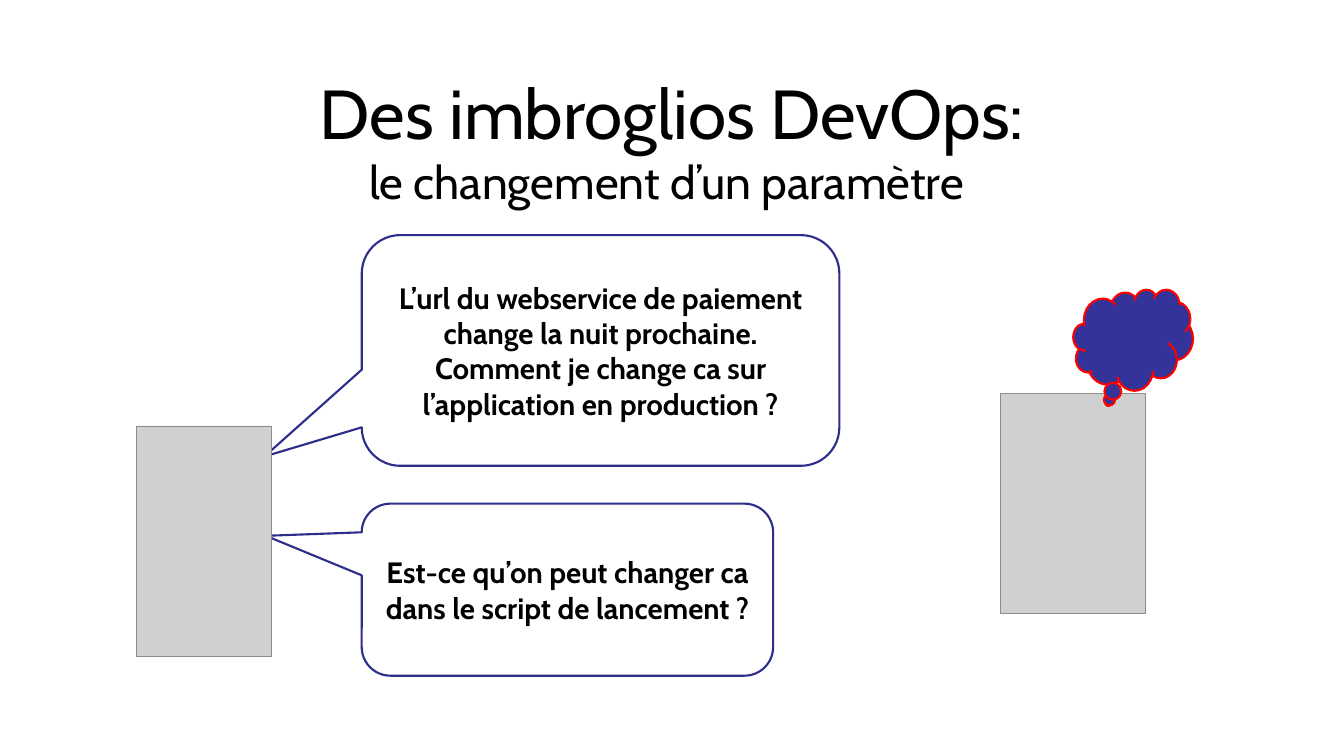
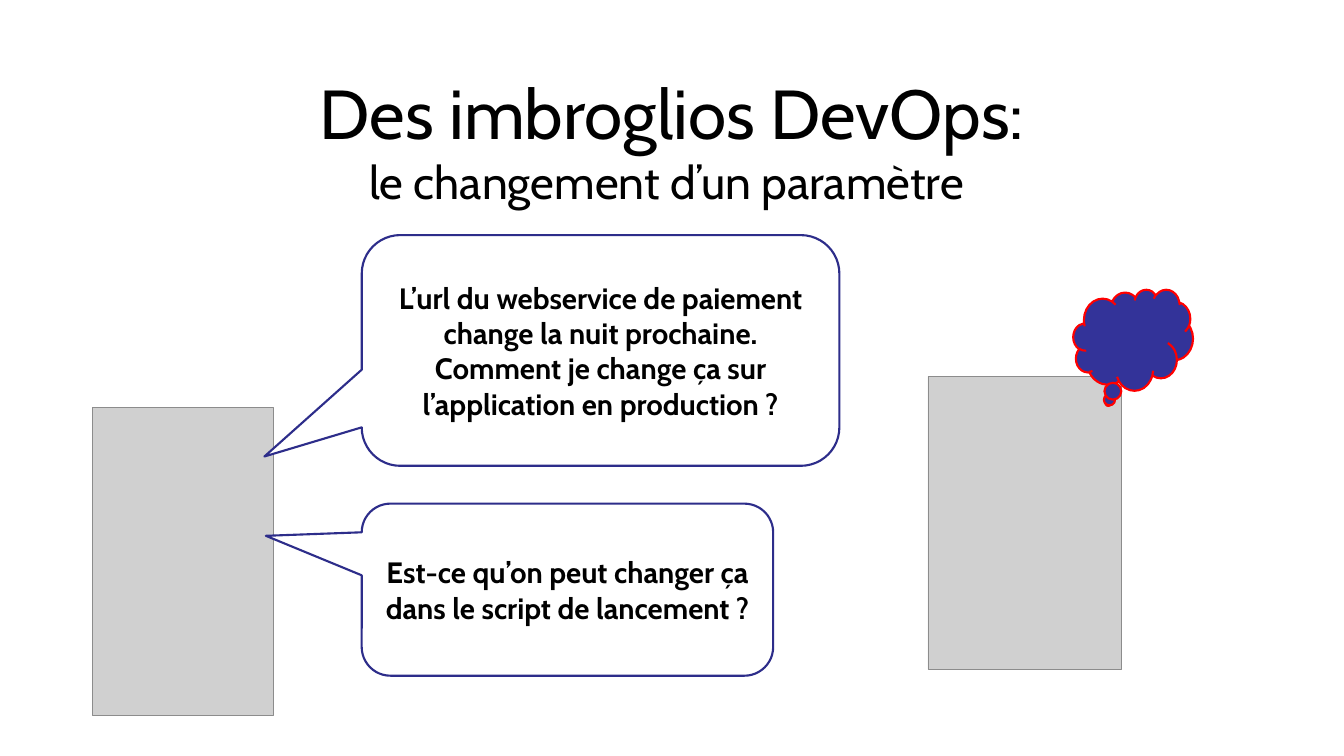
Before and after one commit to dbaeli/conf4j, a slide deck: slide 4 of conf4j-slides/Devops_Configuration_Jungle_Devoxx_FR_2012.pptx. Drawn at 1344x756 pixels with LibreOffice and Linux fonts; fonts in the diff are those of the drawing; grey boxes stand for pictures; background and template pictures are left out. Boxes give left, top, right and bottom in pixels: in the first picture for what was removed or moved away, otherwise in the second. Text is boxed around its words. In the diff, an @@ line names an element or a change of style, - is before the commit and + after.

```diff
--- a/conf4j-slides/Devops_Configuration_Jungle_Devoxx_FR_2012.pptx
+++ b/conf4j-slides/Devops_Configuration_Jungle_Devoxx_FR_2012.pptx
@@ text in rounded speech box at [399, 287, 802, 422]: text changed @@
-L’url du webservice de paiement change la nuit prochaine. Comment je change ca sur l’application en production ?
+L’url du webservice de paiement change la nuit prochaine. Comment je change ça sur l’application en production ?
@@ picture: place and size @@
-picture at [1001, 394, 1146, 613]
+picture at [928, 376, 1121, 669]
@@ picture: place and size @@
-picture at [136, 426, 271, 657]
+picture at [92, 407, 273, 715]
@@ text in rounded speech box at [386, 561, 749, 626]: text changed @@
-Est-ce qu’on peut changer ca dans le script de lancement ?
+Est-ce qu’on peut changer ça dans le script de lancement ?
```
Also in this commit, not shown: 8 other slides changed, 1 other file.
